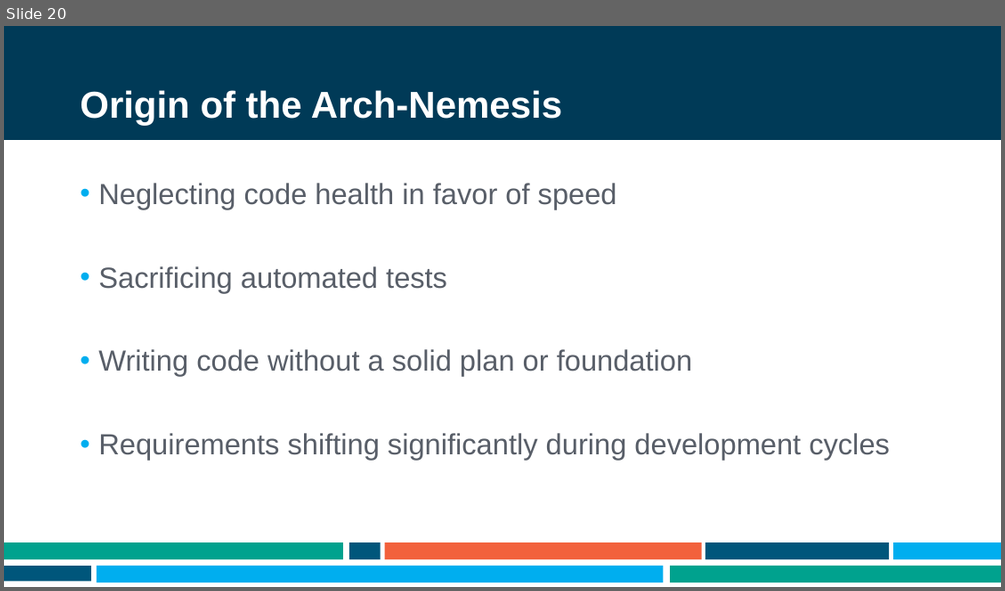
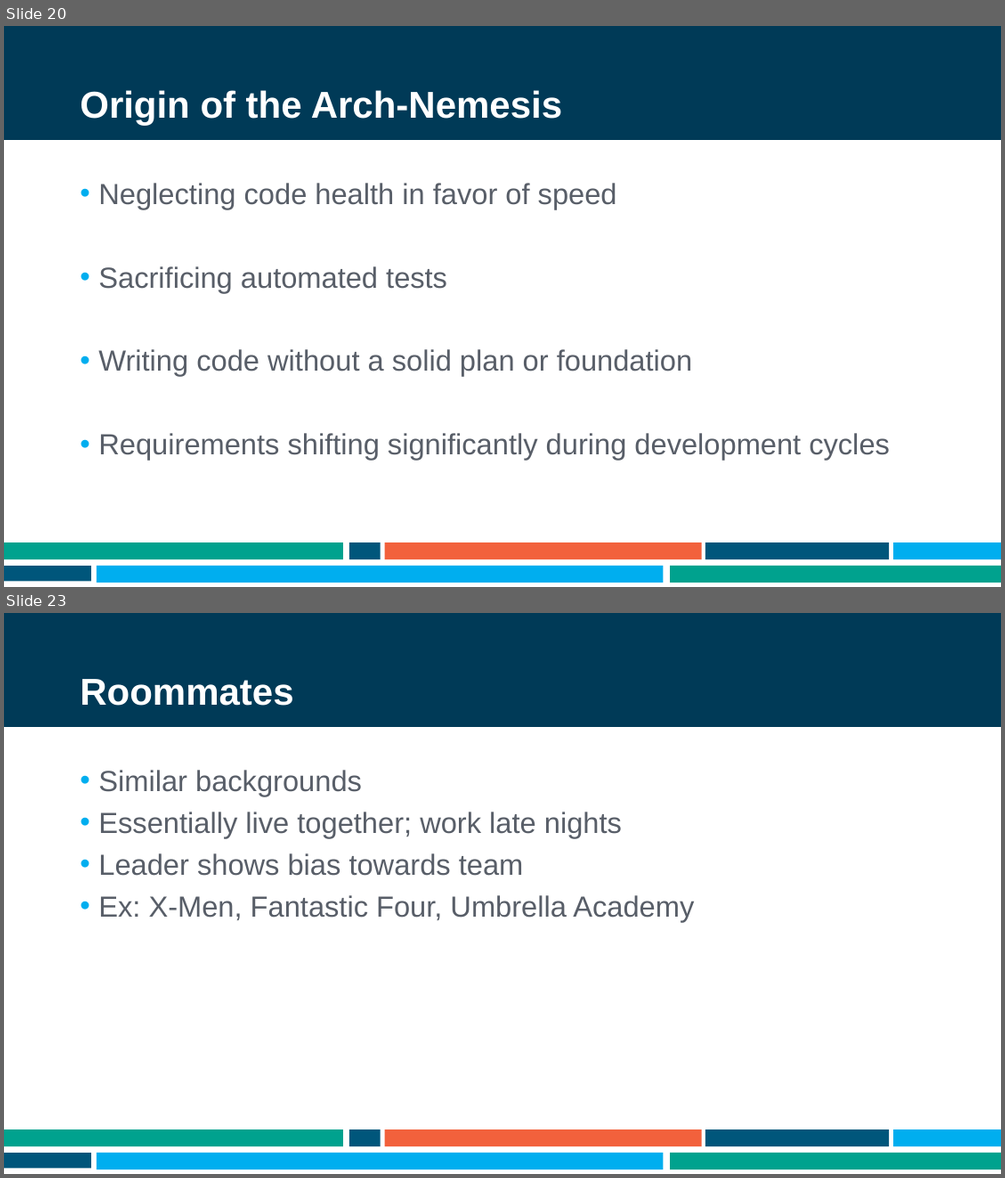
Before and after one commit to ademing/nebraska-code-2021, a slide deck: Presentation.pptx. Shown one above the other, each under a label of ours: slide 20 before the commit, slides 20 and 23 after it; the slides between them are not shown. The pictures are 1005x591 and 1005x1178 pixels, drawn with LibreOffice and Linux fonts; fonts in the diff are those of the drawing; background and template pictures are left out. Boxes give left, top, right and bottom in pixels: in the first picture for what was removed or moved away, otherwise in the second. Text is boxed around its words. In the diff, an @@ line names an element or a change of style, - is before the commit and + after.

```diff
--- a/Presentation.pptx
+++ b/Presentation.pptx
@@ slide 23 added at <box>4,613,1001,1174</box>, background #FFFFFF; not listed: 9 template elements that a slide beside it also shows @@
@@ title added at <box>80,679,293,706</box>, 36 pt, text #FFFFFF, bold @@
+Roommates
@@ text added at <box>98,770,694,921</box>, 28 pt, text #585E68 @@
+• Similar backgrounds
+• Essentially live together; work late nights
+• Leader shows bias towards team
+• Ex: X-Men, Fantastic Four, Umbrella Academy
```
Also in this commit, not shown: 4 other slides added, 1 other file.
